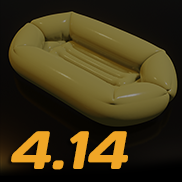
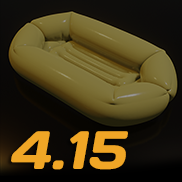
Two versions of the same layered image (182 x 182). Layer-by-layer changes:
hid "4.14" over [85, 131, 128, 170]
added layer "4.15" in group "Text Elements" over [85, 131, 128, 170]
